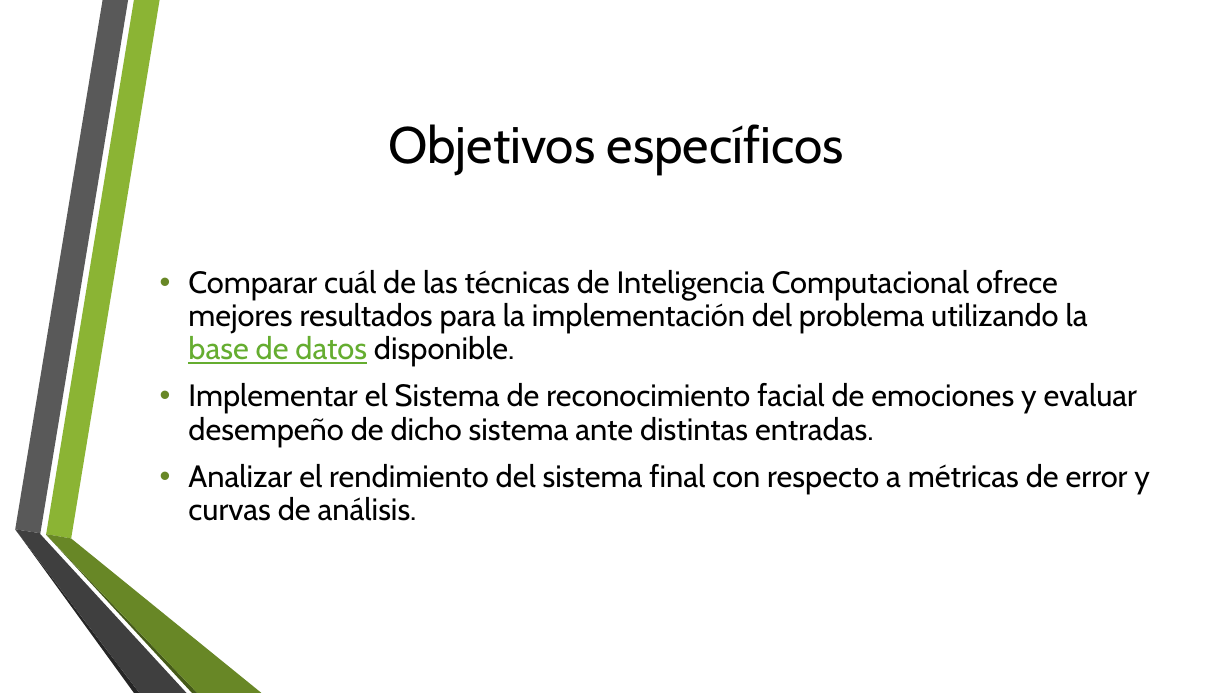
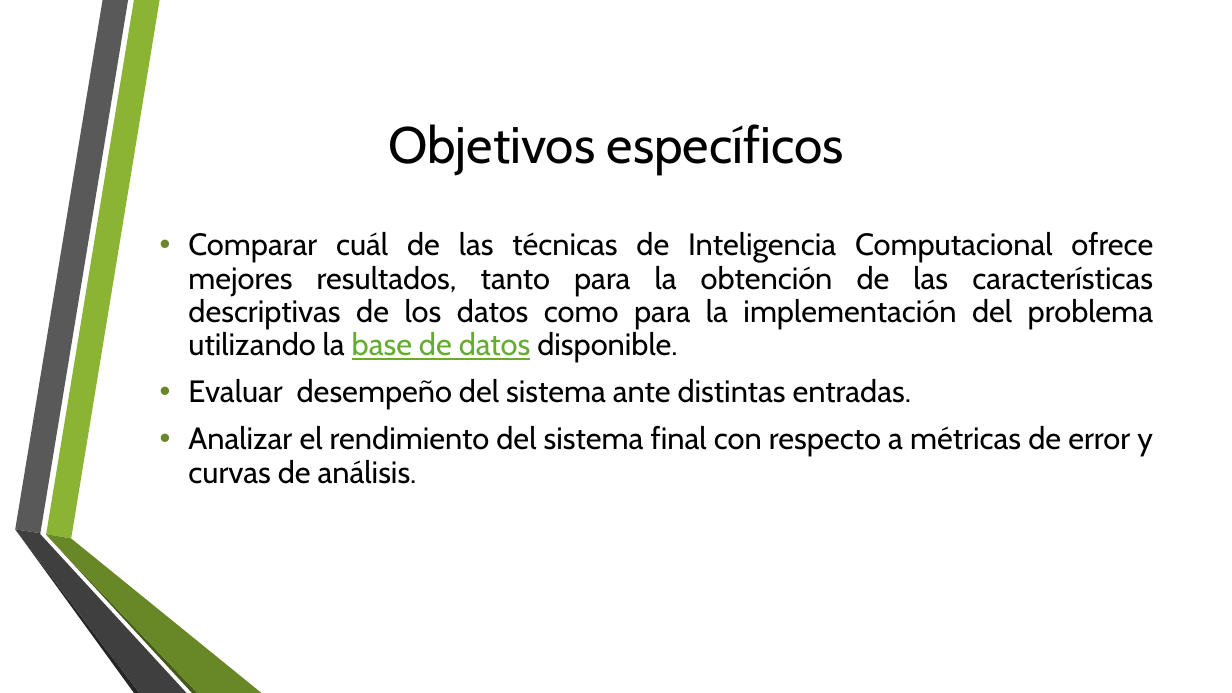
Before and after one commit to juanArango17/inteligenciaComputacional_20181, a slide deck: slide 5 of Trabajo_Final/Exposición 2/RECONOCIMIENTO FACIAL 2_0.pptx. Drawn at 1232x693 pixels with LibreOffice and Linux fonts; fonts in the diff are those of the drawing; background and template pictures are left out. Boxes give left, top, right and bottom in pixels: in the first picture for what was removed or moved away, otherwise in the second. Text is boxed around its words. In the diff, an @@ line names an element or a change of style, - is before the commit and + after.

```diff
--- a/Trabajo_Final/Exposición 2/RECONOCIMIENTO FACIAL 2_0.pptx
+++ b/Trabajo_Final/Exposición 2/RECONOCIMIENTO FACIAL 2_0.pptx
@@ text "Comparar cuál de las técnicas ..." moved from (x1=188, y1=270, x2=1150, y2=521) to (x1=188, y1=232, x2=1153, y2=484) @@
@@ text at (x1=188, y1=232, x2=1153, y2=409): text changed @@
-• Comparar cuál de las técnicas de Inteligencia Computacional ofrece mejores resultados para la implementación del problema utilizando la base de datos disponible.
-• Implementar el Sistema de reconocimiento facial de emociones y evaluar desempeño de dicho sistema ante distintas entradas.
+• Comparar cuál de las técnicas de Inteligencia Computacional ofrece mejores resultados, tanto para la obtención de las características descriptivas de los datos como para la implementación del problema utilizando la base de datos disponible.
+• Evaluar desempeño del sistema ante distintas entradas.
@@ text at (x1=188, y1=426, x2=1153, y2=484): alignment left to justified @@
```
Also in this commit, not shown: 2 other slides changed, 45 other files.
